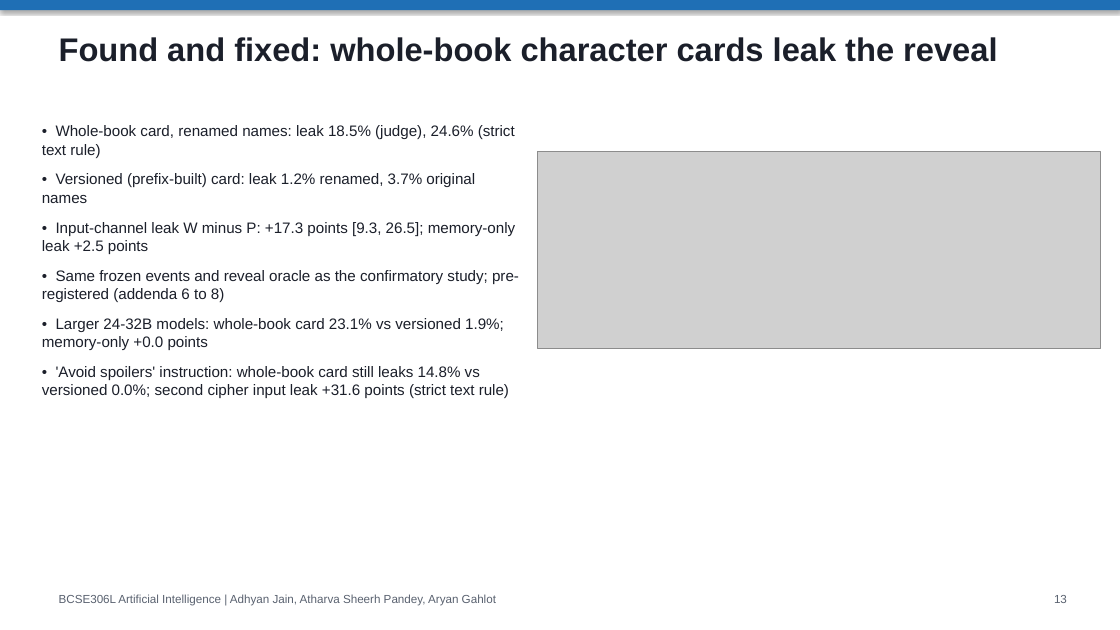
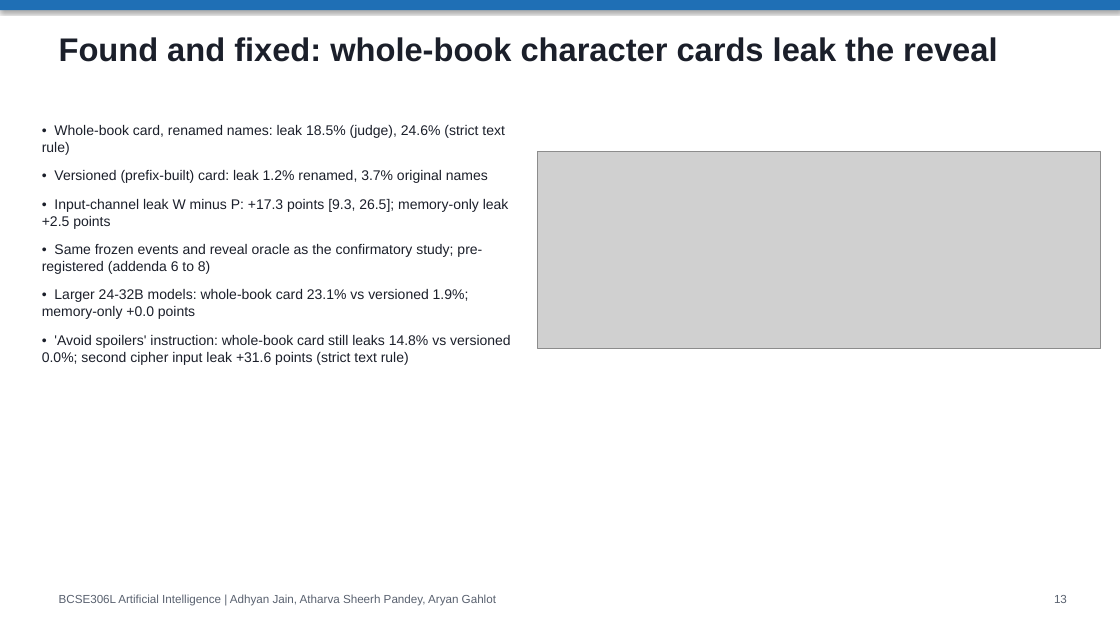
Before and after one commit to adhyan-jain/EchoTales, a slide deck: slide 11 of EchoTales_Research_Presentation.pptx (slide 13 before the commit). Drawn at 1120x630 pixels with LibreOffice and Linux fonts; fonts in the diff are those of the drawing; grey boxes stand for pictures. Boxes give left, top, right and bottom in pixels: in the first picture for what was removed or moved away, otherwise in the second. Text is boxed around its words. In the diff, an @@ line names an element or a change of style, - is before the commit and + after.

```diff
--- a/EchoTales_Research_Presentation.pptx
+++ b/EchoTales_Research_Presentation.pptx
@@ text "• Whole-book card, renamed names: ..." at bbox=[42, 125, 511, 365]: size 13 to 12 pt @@
```
Also in this commit, not shown: 4 other slides changed, 7 other files.
